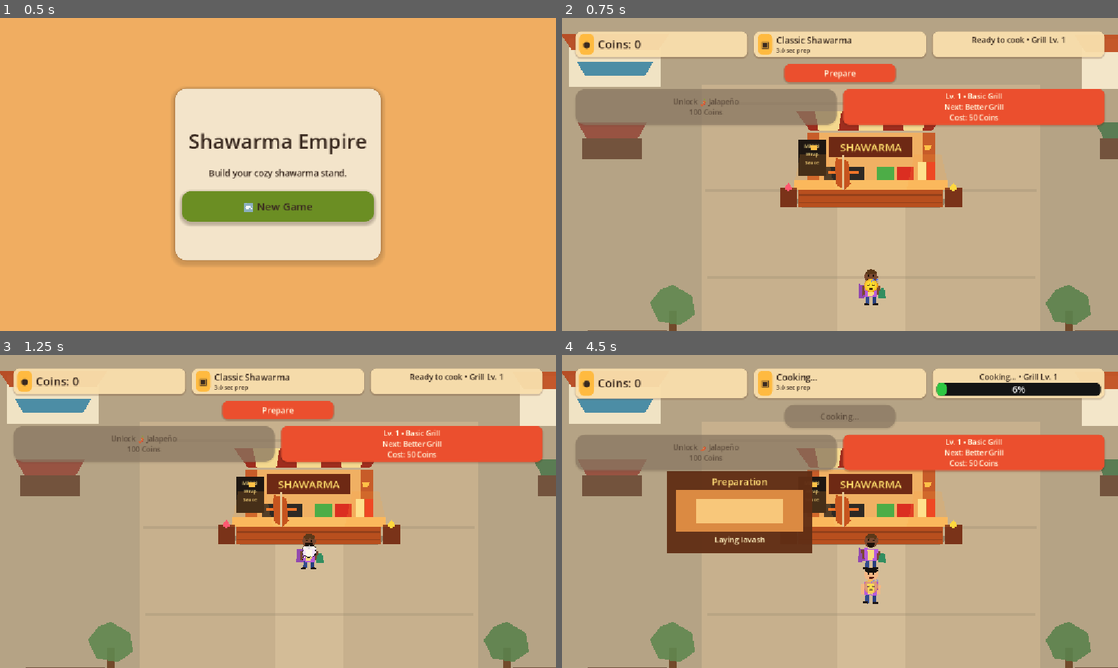
Above: before the commit, frames 1-4 (two rows, left to right).
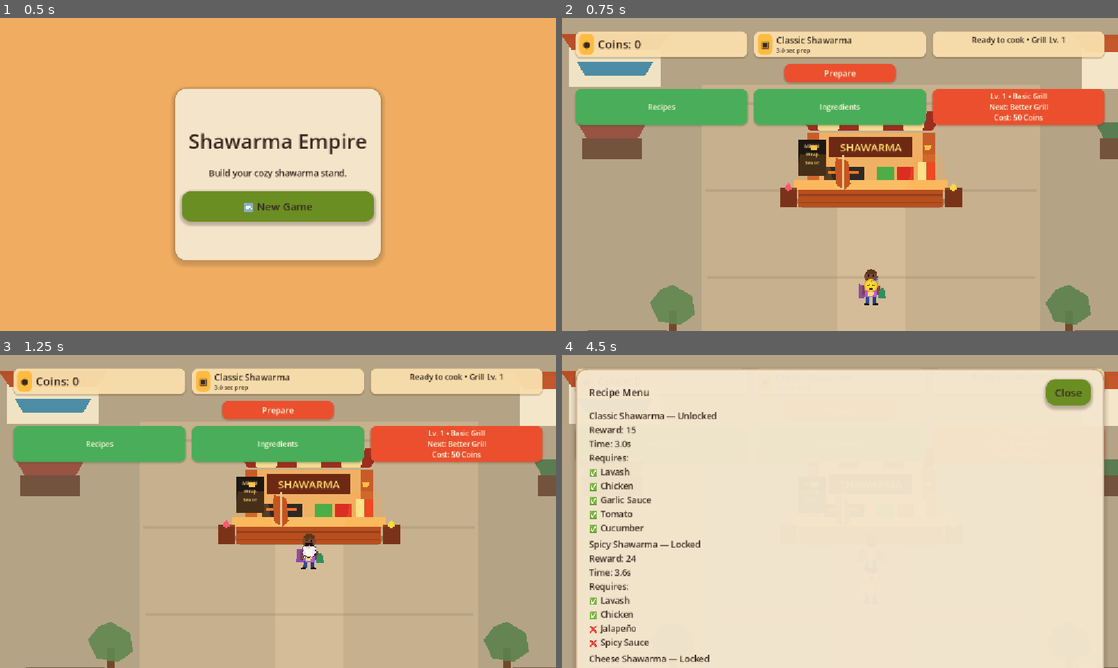
Above: after the commit, the same moments.

Repository: pyto159/ShawarmaEmpire
Game: Godot game, scene res://Scenes/MainMenu.tscn
Same seed, same stepped clock (60 frames per second), same inputs: the game is played once before the commit and once after it.
Inputs (mouse positions are in pixels of both pictures, inside the frame that each line leads up to):
- Up to frame 1 (0.5 s): no input
- Up to frame 2 (0.75 s): click "🆕 New Game" at 0.5 s
- Up to frame 3 (1.25 s): no input
- Up to frame 4 (4.5 s): click (662, 442) at 1.25 s, where only the run after the commit has a clickable "Recipes"; click (840, 442) at 2 s, where only the run after the commit has a clickable "Ingredients"; click "Lv. 1 • Basic Grill Next: Bet…" at 2.75 s; click "Lv. 1 • Basic Grill Next: Bet…" at 3.5 s; click "Prepare" at 4.25 s

Frame 1 is identical in both runs. In frame 2, 8.1% of the frame differs, in the area x 2-88%, y 22-35%; in frame 3, 8.1%; in frame 4, 90%, in the area x 2-98%, y 4-100%.

Commit message:
Add recipe and ingredient progression menus

Diff:
--- a/shawarma-empire/Managers/IngredientManager.gd
+++ b/shawarma-empire/Managers/IngredientManager.gd
@@ -116,6 +116,24 @@
 	return unlocked_ingredient_ids.duplicate()
 
 
+func get_unlockable_ingredient_ids() -> Array[String]:
+	return INGREDIENT_UNLOCK_ORDER.duplicate()
+
+
+func get_all_recipes() -> Array[Recipe]:
+	var recipes: Array[Recipe] = []
+	for recipe_path: String in RECIPE_PATHS:
+		var recipe: Resource = load(recipe_path)
+		if recipe is Recipe:
+			recipes.append(recipe as Recipe)
+
+	return recipes
+
+
+func is_recipe_available(recipe: Recipe) -> bool:
+	return _is_recipe_available(recipe)
+
+
 func get_next_locked_ingredient_id() -> String:
 	for ingredient_id: String in INGREDIENT_UNLOCK_ORDER:
 		if not is_unlocked(ingredient_id):
--- a/shawarma-empire/Scenes/UI/GameHUD.tscn
+++ b/shawarma-empire/Scenes/UI/GameHUD.tscn
@@ -246,18 +246,30 @@
 layout_mode = 2
 theme_override_constants/separation = 14
 
-[node name="IngredientUnlockButton" type="Button" parent="Content/BottomButtonRow"]
+[node name="RecipesButton" type="Button" parent="Content/BottomButtonRow"]
 unique_name_in_owner = true
 custom_minimum_size = Vector2(0, 38)
 layout_mode = 2
 size_flags_horizontal = 3
-text = "Unlock Ingredient"
+text = "Recipes"
 theme_override_colors/font_color = Color(1, 0.97, 0.87, 1)
 theme_override_styles/normal = SubResource("StyleBoxFlat_secondary_button")
 theme_override_styles/hover = SubResource("StyleBoxFlat_secondary_button_hover")
 theme_override_styles/pressed = SubResource("StyleBoxFlat_secondary_button_pressed")
 theme_override_styles/focus = SubResource("StyleBoxFlat_secondary_button_hover")
 
+[node name="IngredientsButton" type="Button" parent="Content/BottomButtonRow"]
+unique_name_in_owner = true
+custom_minimum_size = Vector2(0, 38)
+layout_mode = 2
+size_flags_horizontal = 3
+text = "Ingredients"
+theme_override_colors/font_color = Color(1, 0.97, 0.87, 1)
+theme_override_styles/normal = SubResource("StyleBoxFlat_secondary_button")
+theme_override_styles/hover = SubResource("StyleBoxFlat_secondary_button_hover")
+theme_override_styles/pressed = SubResource("StyleBoxFlat_secondary_button_pressed")
+theme_override_styles/focus = SubResource("StyleBoxFlat_secondary_button_hover")
+
 [node name="UpgradeButton" type="Button" parent="Content/BottomButtonRow"]
 unique_name_in_owner = true
 custom_minimum_size = Vector2(0, 74)
--- a/shawarma-empire/Scripts/UI/GameHUD.gd
+++ b/shawarma-empire/Scripts/UI/GameHUD.gd
@@ -26,6 +26,11 @@
 const BUTTON_ANIMATION_SECONDS: float = 0.08
 const ALL_INGREDIENTS_UNLOCKED_TEXT: String = "All ingredients unlocked"
 const NEXT_INGREDIENT_PREFIX: String = "Next: "
+const PANEL_WIDTH: float = 430.0
+const PANEL_TOP: float = 160.0
+const PANEL_ROW_SEPARATION: int = 8
+const UNLOCKED_TEXT: String = "Unlocked"
+const LOCKED_TEXT: String = "Locked"
 
 @export var cooking_stand_path: NodePath
 @export var active_customer_path: NodePath
@@ -35,7 +40,8 @@
 @onready var prepare_button: Button = %PrepareButton
 @onready var upgrade_button: Button = %UpgradeButton
 @onready var cooking_status_label: Label = %CookingStatusLabel
-@onready var ingredient_unlock_button: Button = %IngredientUnlockButton
+@onready var recipes_button: Button = %RecipesButton
+@onready var ingredients_button: Button = %IngredientsButton
 @onready var coin_feedback_label: Label = %CoinFeedbackLabel
 @onready var coin_feedback_timer: Timer = %CoinFeedbackTimer
 @onready var cooking_progress_bar: CookingProgressBar = %CookingProgressBar
@@ -45,6 +51,8 @@
 var _active_order: Order
 var _feedback_tween: Tween
 var _coin_feedback_base_position: Vector2
+var _recipes_panel: PanelContainer
+var _ingredients_panel: PanelContainer
 
 
 func _ready() -> void:
@@ -53,13 +61,16 @@
 	prepare_button.button_down.connect(_on_prepare_button_down)
 	prepare_button.button_up.connect(_on_prepare_button_up)
 	upgrade_button.pressed.connect(_on_upgrade_button_pressed)
-	ingredient_unlock_button.pressed.connect(_on_ingredient_unlock_button_pressed)
+	recipes_button.pressed.connect(_on_recipes_button_pressed)
+	ingredients_button.pressed.connect(_on_ingredients_button_pressed)
 	coin_feedback_timer.timeout.connect(_on_coin_feedback_timer_timeout)
 	_coin_feedback_base_position = coin_feedback_label.position
 	GameManager.currency_changed.connect(_on_currency_changed)
 	GameManager.upgrades_changed.connect(_on_upgrades_changed)
 	GameManager.grill_upgraded.connect(_on_grill_upgraded)
 	IngredientManager.ingredients_changed.connect(_on_ingredients_changed)
+	GameManager.recipes_changed.connect(_on_recipes_changed)
+	_create_progression_panels()
 	_resolve_configured_nodes()
 	_connect_cooking_stand_signals()
 	cooking_progress_bar.set_cooking_stand(_cooking_stand)
@@ -77,6 +88,8 @@
 		GameManager.grill_upgraded.disconnect(_on_grill_upgraded)
 	if IngredientManager.ingredients_changed.is_connected(_on_ingredients_changed):
 		IngredientManager.ingredients_changed.disconnect(_on_ingredients_changed)
+	if GameManager.recipes_changed.is_connected(_on_recipes_changed):
+		GameManager.recipes_changed.disconnect(_on_recipes_changed)
 
 
 func set_active_customer(customer: Customer) -> void:
@@ -104,7 +117,8 @@
 	cooking_status_label.add_theme_font_size_override("font_size", 16)
 	prepare_button.add_theme_font_size_override("font_size", 17)
 	upgrade_button.add_theme_font_size_override("font_size", 15)
-	ingredient_unlock_button.add_theme_font_size_override("font_size", 15)
+	recipes_button.add_theme_font_size_override("font_size", 15)
+	ingredients_button.add_theme_font_size_override("font_size", 15)
 
 
 func _animate_prepare_button(target_scale: Vector2) -> void:
@@ -166,7 +180,7 @@
 	cooking_status_label.text = _get_cooking_status_text()
 	upgrade_button.text = _get_upgrade_button_text()
 	upgrade_button.disabled = GameManager.is_max_grill_level()
-	_update_ingredient_unlock_display()
+	_refresh_open_progression_panel()
 
 
 func show_coin_feedback(amount: int) -> void:
@@ -211,18 +225,116 @@
 	_feedback_tween.tween_property(coin_feedback_label, "modulate:a", 0.0, UPGRADE_FEEDBACK_FADE_SECONDS).set_delay(UPGRADE_FEEDBACK_SECONDS - UPGRADE_FEEDBACK_FADE_SECONDS)
 
 
-func _update_ingredient_unlock_display() -> void:
-	var ingredient_id: String = IngredientManager.get_next_locked_ingredient_id()
-	if ingredient_id.is_empty():
-		ingredient_unlock_button.disabled = true
-		ingredient_unlock_button.text = "Done"
-		return
-
-	ingredient_unlock_button.disabled = not IngredientManager.can_unlock(ingredient_id)
-	ingredient_unlock_button.text = "Unlock %s\n%d Coins" % [
+func _create_progression_panels() -> void:
+	_recipes_panel = _create_base_panel("Recipe Menu")
+	_ingredients_panel = _create_base_panel("Ingredient Shop")
+	add_child(_recipes_panel)
+	add_child(_ingredients_panel)
+	_recipes_panel.hide()
+	_ingredients_panel.hide()
+
+
+func _create_base_panel(title: String) -> PanelContainer:
+	var panel: PanelContainer = PanelContainer.new()
+	panel.custom_minimum_size = Vector2(PANEL_WIDTH, 0.0)
+	panel.position = Vector2(14.0, PANEL_TOP)
+	panel.mouse_filter = Control.MOUSE_FILTER_STOP
+
+	var margin: MarginContainer = MarginContainer.new()
+	margin.name = "PanelMargin"
+	margin.add_theme_constant_override("margin_left", 12)
+	margin.add_theme_constant_override("margin_top", 10)
+	margin.add_theme_constant_override("margin_right", 12)
+	margin.add_theme_constant_override("margin_bottom", 10)
+	panel.add_child(margin)
+
+	var content: VBoxContainer = VBoxContainer.new()
+	content.name = "PanelContent"
+	content.add_theme_constant_override("separation", PANEL_ROW_SEPARATION)
+	margin.add_child(content)
+
+	var header: HBoxContainer = HBoxContainer.new()
+	content.add_child(header)
+	var title_label: Label = Label.new()
+	title_label.text = title
+	title_label.size_flags_horizontal = Control.SIZE_EXPAND_FILL
+	title_label.add_theme_font_size_override("font_size", 20)
+	header.add_child(title_label)
+	var close_button: Button = Button.new()
+	close_button.text = "Close"
+	close_button.pressed.connect(Callable(panel, "hide"))
+	header.add_child(close_button)
+
+	return panel
+
+
+func _populate_recipe_panel() -> void:
+	var content: VBoxContainer = _get_panel_content(_recipes_panel)
+	_clear_panel_rows(content)
+	for recipe: Recipe in IngredientManager.get_all_recipes():
+		content.add_child(_create_recipe_row(recipe))
+
+
+func _create_recipe_row(recipe: Recipe) -> Label:
+	var status: String = UNLOCKED_TEXT if IngredientManager.is_recipe_available(recipe) else LOCKED_TEXT
+	var lines: Array[String] = [
+		"%s — %s" % [recipe.display_name, status],
+		"Reward: %d" % GameManager.economy_config.get_recipe_reward(recipe),
+		"Time: %.1fs" % GameManager.economy_config.get_recipe_preparation_time(recipe),
+		"Requires:",
+	]
+	for ingredient: Ingredient in recipe.required_ingredients:
+		var mark: String = "✅" if ingredient != null and IngredientManager.is_unlocked(ingredient.id) else "❌"
+		var name: String = IngredientManager.get_display_name(ingredient.id) if ingredient != null else "Unknown"
+		lines.append("%s %s" % [mark, name])
+
+	var label: Label = Label.new()
+	label.text = "\n".join(lines)
+	return label
+
+
+func _populate_ingredient_panel() -> void:
+	var content: VBoxContainer = _get_panel_content(_ingredients_panel)
+	_clear_panel_rows(content)
+	for ingredient_id: String in IngredientManager.get_unlockable_ingredient_ids():
+		content.add_child(_create_ingredient_row(ingredient_id))
+
+
+func _create_ingredient_row(ingredient_id: String) -> HBoxContainer:
+	var row: HBoxContainer = HBoxContainer.new()
+	row.add_theme_constant_override("separation", PANEL_ROW_SEPARATION)
+	var label: Label = Label.new()
+	label.size_flags_horizontal = Control.SIZE_EXPAND_FILL
+	label.text = "%s — %d Coins — %s" % [
 		IngredientManager.get_display_label(ingredient_id),
 		IngredientManager.get_unlock_cost(ingredient_id),
+		UNLOCKED_TEXT if IngredientManager.is_unlocked(ingredient_id) else LOCKED_TEXT,
 	]
+	row.add_child(label)
+	var button: Button = Button.new()
+	button.text = "Unlocked" if IngredientManager.is_unlocked(ingredient_id) else "Buy"
+	button.disabled = IngredientManager.is_unlocked(ingredient_id) or not IngredientManager.can_unlock(ingredient_id)
+	button.pressed.connect(_on_ingredient_purchase_pressed.bind(ingredient_id))
+	row.add_child(button)
+	return row
+
+
+func _get_panel_content(panel: PanelContainer) -> VBoxContainer:
+	return panel.get_node("PanelMargin/PanelContent") as VBoxContainer
+
+
+func _clear_panel_rows(content: VBoxContainer) -> void:
+	for index: int in range(content.get_child_count() - 1, 0, -1):
+		var row: Node = content.get_child(index)
+		content.remove_child(row)
+		row.queue_free()
+
+
+func _refresh_open_progression_panel() -> void:
+	if _recipes_panel != null and _recipes_panel.visible:
+		_populate_recipe_panel()
+	if _ingredients_panel != null and _ingredients_panel.visible:
+		_populate_ingredient_panel()
 
 
 func _get_cooking_status_text() -> String:
@@ -298,11 +410,27 @@
 		_update_display()
 
 
-func _on_ingredient_unlock_button_pressed() -> void:
+func _on_recipes_button_pressed() -> void:
 	AudioManager.play_button()
-	var ingredient_id: String = IngredientManager.get_next_locked_ingredient_id()
+	_ingredients_panel.hide()
+	_populate_recipe_panel()
+	_recipes_panel.visible = not _recipes_panel.visible
+
+
+func _on_ingredients_button_pressed() -> void:
+	AudioManager.play_button()
+	_recipes_panel.hide()
+	_populate_ingredient_panel()
+	_ingredients_panel.visible = not _ingredients_panel.visible
+
+
+func _on_ingredient_purchase_pressed(ingredient_id: String) -> void:
+	AudioManager.play_button()
 	if IngredientManager.unlock_ingredient(ingredient_id):
 		AudioManager.play_upgrade()
+		_populate_ingredient_panel()
+		if _recipes_panel.visible:
+			_populate_recipe_panel()
 		_update_display()
 
 
@@ -341,6 +469,10 @@
 	_update_display()
 
 
+func _on_recipes_changed() -> void:
+	_refresh_open_progression_panel()
+
+
 func _reset_feedback_animation() -> void:
 	if _feedback_tween != null:
 		_feedback_tween.kill()
Not shown, changed: Docs/BALANCE.md
Not shown, changed: Docs/GAME_DESIGN.md
Not shown, changed: Docs/TECHNICAL.md
